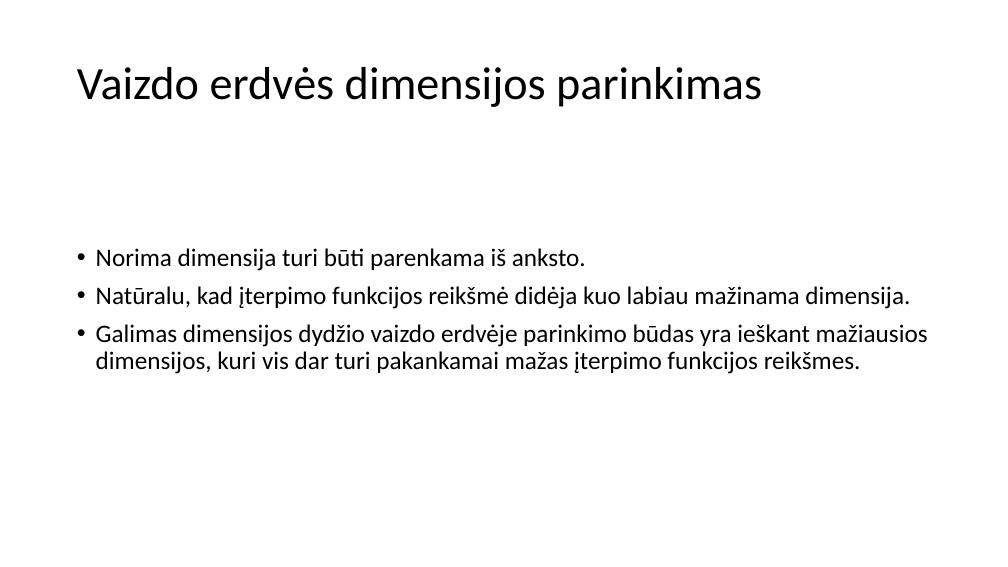
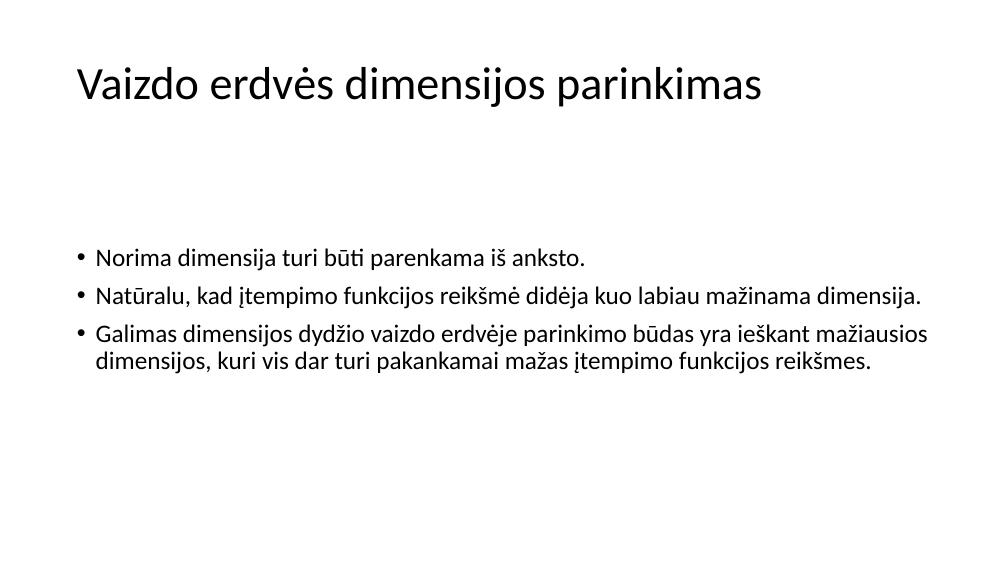
Before and after one commit to dovmar/PDVS, a slide deck: slide 21 of MDS/MDS_pristatymas.pptx. Drawn at 1008x567 pixels with LibreOffice and Linux fonts; fonts in the diff are those of the drawing. Boxes give left, top, right and bottom in pixels: in the first picture for what was removed or moved away, otherwise in the second. Text is boxed around its words. In the diff, an @@ line names an element or a change of style, - is before the commit and + after.

```diff
--- a/MDS/MDS_pristatymas.pptx
+++ b/MDS/MDS_pristatymas.pptx
@@ text at (x1=96, y1=286, x2=928, y2=374): text changed @@
-• Natūralu, kad įterpimo funkcijos reikšmė didėja kuo labiau mažinama dimensija.
-• Galimas dimensijos dydžio vaizdo erdvėje parinkimo būdas yra ieškant mažiausios dimensijos, kuri vis dar turi pakankamai mažas įterpimo funkcijos reikšmes.
+• Natūralu, kad įtempimo funkcijos reikšmė didėja kuo labiau mažinama dimensija.
+• Galimas dimensijos dydžio vaizdo erdvėje parinkimo būdas yra ieškant mažiausios dimensijos, kuri vis dar turi pakankamai mažas įtempimo funkcijos reikšmes.
```
Also in this commit, not shown: 7 other slides changed, 2 other files.
